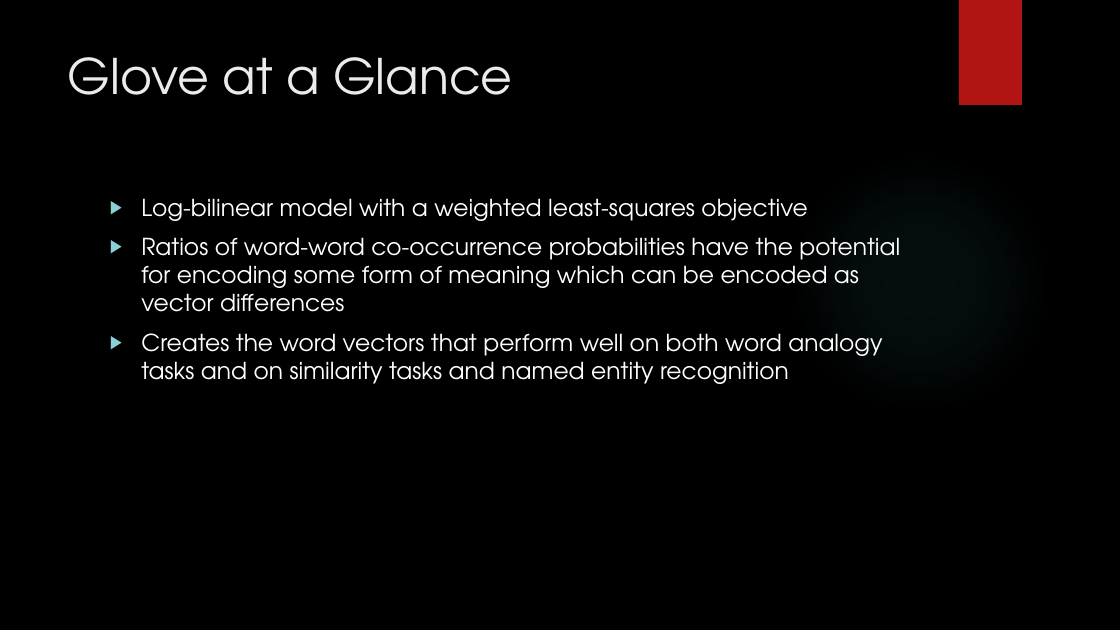
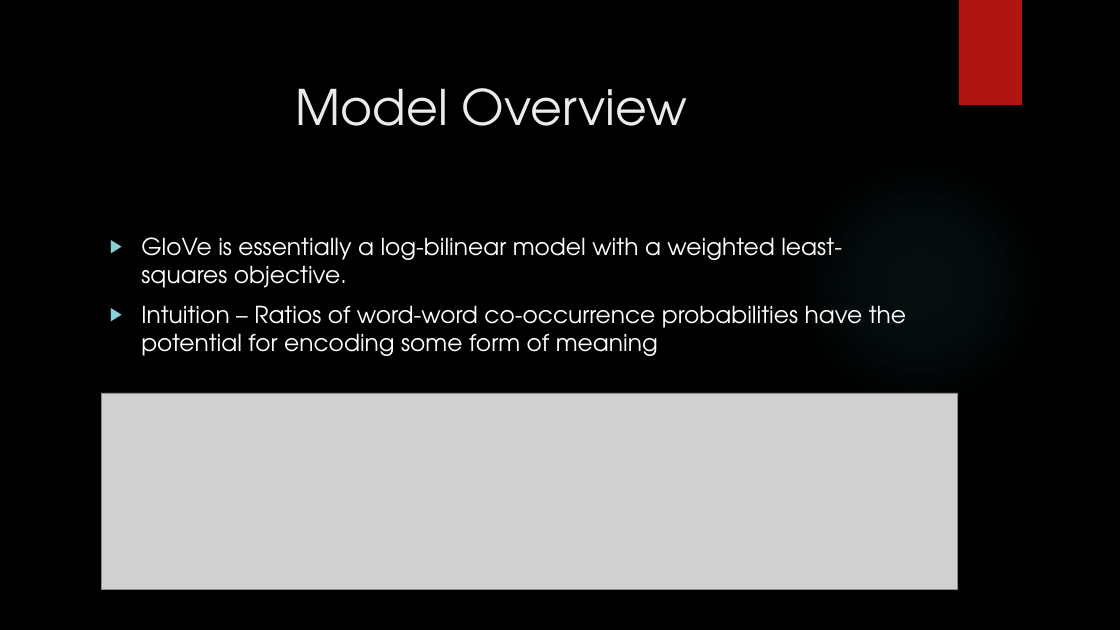
Before and after one commit to ThePiyushGupta/SarcasmTargetDetection, a slide deck: slide 3 of Presentation/Glove.pptx (slide 4 before the commit). Drawn at 1120x630 pixels with LibreOffice and Linux fonts; fonts in the diff are those of the drawing; grey boxes stand for pictures; background and template pictures are left out. Boxes give left, top, right and bottom in pixels: in the first picture for what was removed or moved away, otherwise in the second. Text is boxed around its words. In the diff, an @@ line names an element or a change of style, - is before the commit and + after.

```diff
--- a/Presentation/Glove.pptx
+++ b/Presentation/Glove.pptx
@@ title "Model Overview" at (296,88,687,126): vertical alignment top to middle @@
@@ title at (296,88,687,126): text changed @@
-Glove at a Glance
+Model Overview
@@ text at (141,237,906,356): text changed @@
-▶ Log-bilinear model with a weighted least-squares objective
-▶ Ratios of word-word co-occurrence probabilities have the potential for encoding some form of meaning which can be encoded as vector differences
-▶ Creates the word vectors that perform well on both word analogy tasks and on similarity tasks and named entity recognition
+▶ GloVe is essentially a log-bilinear model with a weighted least-squares objective.
+▶ Intuition – Ratios of word-word co-occurrence probabilities have the potential for encoding some form of meaning
@@ picture added at (101,393,958,590) @@
```
Also in this commit, not shown: 4 other slides changed, 4 slides added, 1 slide removed, 5 other files.
